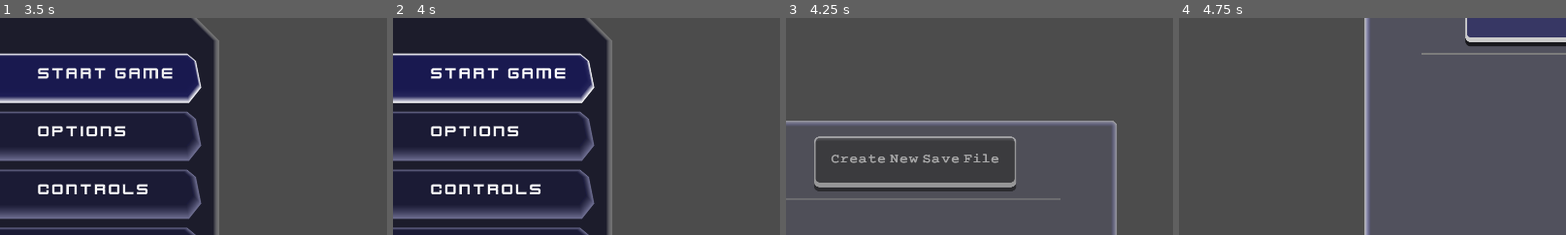
Above: before the commit, frames 1-4 (left to right).
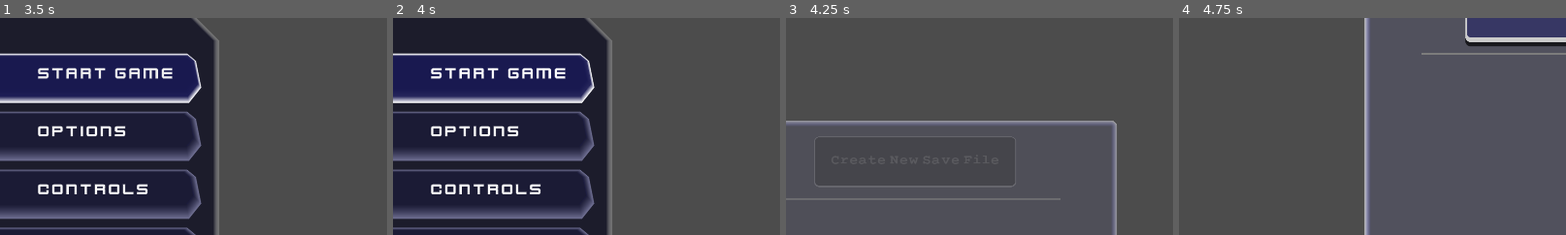
Above: after the commit, the same moments.

Repository: newwby/ddat-gpf.runtime
Game: Godot game, scene res://src/runtime/main.tscn
Two runs of this game, one before a commit and one after it. Both use one fixed random seed, a clock stepped at 60 frames per second and the inputs below.
Inputs (mouse positions are % of the whole screen's width and height, from its top left):
- Up to frame 1 (3.5 s): tap Enter at 0.5, 1.25 s; move the mouse to (72, 45) at 0.52 s; click (72, 45) at 0.67 s; move the mouse to (30, 55) at 1.27 s; click (30, 55) at 1.42 s; move the mouse to (60, 28) at 2.02 s; click (60, 28) at 2.17 s; move the mouse to (45, 70) at 2.77 s; click (45, 70) at 2.92 s
- Up to frame 2 (4 s): click "START GAME" at 3.5 s
- Up to frame 3 (4.25 s): no input
- Up to frame 4 (4.75 s): click (17, 46) at 4.25 s, where only the run before the commit has a clickable "Create New Save File"
The pictures show only the part of the screen within x 0-50%, y 13-63%; the shares and areas given below are measured in that part.

Frames 1-2 are identical in both runs. In frame 3, 3.5% of the frame differs, in the area x 7-60%, y 54-80%; in frame 4, nothing differs.

Commit message:
install ddat-gpf.gamefilemgr-0.2.0

Diff:
--- a/src/autoload/global_devtools.tscn
+++ b/src/autoload/global_devtools.tscn
@@ -2,6 +2,7 @@
 
 [ext_resource path="res://src/ui/devtools/dev_debug_overlay.tscn" type="PackedScene" id=1]
 [ext_resource path="res://src/ui/devtools/dev_action_menu.gd" type="Script" id=2]
+
 
 [node name="DevToolsCanvasLayer" type="CanvasLayer"]
 
--- a/src/file_manager/autoload/global_progression.gd
+++ b/src/file_manager/autoload/global_progression.gd
@@ -43,7 +43,7 @@
 # if set shows an animated saving icon in corner of screen
 const OPTION_SHOW_SAVE_ICON_CANVAS := true
 
-# if set, and the GameProgressFile has the property 'total_playtime', the
+# if set, and the save file class has the property 'total_playtime', the
 # globalProgression singleton will auto-instantiate a timer node and use it
 # to update the second count value of the total playtime property.
 const OPTION_TRACK_TOTAL_PLAY_TIME := true
@@ -55,6 +55,12 @@
 # the total number of save files that can be recorded in the user data folder
 # acts as a break in iterator for create_game_file method
 const OPTION_MAXIMUM_SAVE_FILES := 100
+
+# developers can make custom save file classes for their game by extending
+# GameProgressFile and then replacing the class reference here.
+# This allows for future gamefilemgr updates to overwrite game progress file
+# without users having to redo their own changes.
+const GAME_SAVE_CLASS = GameProgressFile
 
 const SAVE_ICON_CANVAS_SCENE_PATH :=\
 		"res://src/file_manager/save_canvas/canvas_save_notification.tscn"
@@ -78,7 +84,7 @@
 # the active save file loaded
 # should be unloaded when game meta transitions out
 # warning-ignore:unused_class_variable
-var loaded_save_file: GameProgressFile setget _set_loaded_save_file
+var loaded_save_file: GAME_SAVE_CLASS setget _set_loaded_save_file
 
 #10. private variables
 #11. onready variables
@@ -88,7 +94,7 @@
 # setget
 
 # start the playtime tracker if it has been instantiated
-func _set_loaded_save_file(arg_value):
+func _set_loaded_save_file(arg_value: GAME_SAVE_CLASS):
 	loaded_save_file = arg_value
 	if total_play_time_tracker_node != null:
 		total_play_time_tracker_node.stop()
@@ -123,7 +129,7 @@
 				"create game file called whilst game file manager disabled")
 		return
 
-	var new_save_file = GameProgressFile.new()
+	var new_save_file = GAME_SAVE_CLASS.new()
 
 	# get the save path
 	var save_id := 1
--- a/src/file_manager/game_file_load_dialog/font_preset_delete_confirmation_popup.tres
+++ b/src/file_manager/game_file_load_dialog/font_preset_delete_confirmation_popup.tres
@@ -1,6 +1,6 @@
 [gd_resource type="DynamicFont" load_steps=2 format=2]
 
-[ext_resource path="res://font/mechanical/MechanicalBoldExtended-eOBg.otf" type="DynamicFontData" id=1]
+[ext_resource path="res://src/file_manager/font/mechanical/MechanicalBoldExtended-eOBg.otf" type="DynamicFontData" id=1]
 
 [resource]
 size = 18
--- a/src/file_manager/game_file_load_dialog/font_preset_delete_file_element_button.tres
+++ b/src/file_manager/game_file_load_dialog/font_preset_delete_file_element_button.tres
@@ -1,6 +1,6 @@
 [gd_resource type="DynamicFont" load_steps=2 format=2]
 
-[ext_resource path="res://font/trueno/TruenoBold-XYE2.otf" type="DynamicFontData" id=1]
+[ext_resource path="res://src/file_manager/font/trueno/TruenoBold-XYE2.otf" type="DynamicFontData" id=1]
 
 [resource]
 size = 12
--- a/src/file_manager/game_file_load_dialog/font_preset_delete_popup_button.tres
+++ b/src/file_manager/game_file_load_dialog/font_preset_delete_popup_button.tres
@@ -1,6 +1,6 @@
 [gd_resource type="DynamicFont" load_steps=2 format=2]
 
-[ext_resource path="res://font/trueno/TruenoBold-XYE2.otf" type="DynamicFontData" id=1]
+[ext_resource path="res://src/file_manager/font/trueno/TruenoBold-XYE2.otf" type="DynamicFontData" id=1]
 
 [resource]
 size = 20
--- a/src/file_manager/game_file_load_dialog/font_preset_new_save_file_button.tres
+++ b/src/file_manager/game_file_load_dialog/font_preset_new_save_file_button.tres
@@ -1,6 +1,6 @@
 [gd_resource type="DynamicFont" load_steps=2 format=2]
 
-[ext_resource path="res://font/mechanical/MechanicalBoldExtended-eOBg.otf" type="DynamicFontData" id=1]
+[ext_resource path="res://src/file_manager/font/mechanical/MechanicalBoldExtended-eOBg.otf" type="DynamicFontData" id=1]
 
 [resource]
 size = 32
--- a/src/file_manager/game_file_load_dialog/font_preset_save_file_element_button.tres
+++ b/src/file_manager/game_file_load_dialog/font_preset_save_file_element_button.tres
@@ -1,6 +1,6 @@
 [gd_resource type="DynamicFont" load_steps=2 format=2]
 
-[ext_resource path="res://font/trueno/TruenoBold-XYE2.otf" type="DynamicFontData" id=1]
+[ext_resource path="res://src/file_manager/font/trueno/TruenoBold-XYE2.otf" type="DynamicFontData" id=1]
 
 [resource]
 size = 32
--- a/src/file_manager/game_file_load_dialog/font_preset_save_file_element_info_label_key.tres
+++ b/src/file_manager/game_file_load_dialog/font_preset_save_file_element_info_label_key.tres
@@ -1,6 +1,6 @@
 [gd_resource type="DynamicFont" load_steps=2 format=2]
 
-[ext_resource path="res://font/trueno/TruenoBold-XYE2.otf" type="DynamicFontData" id=1]
+[ext_resource path="res://src/file_manager/font/trueno/TruenoBold-XYE2.otf" type="DynamicFontData" id=1]
 
 [resource]
 size = 12
--- a/src/file_manager/game_file_load_dialog/font_preset_save_file_element_info_label_value.tres
+++ b/src/file_manager/game_file_load_dialog/font_preset_save_file_element_info_label_value.tres
@@ -1,6 +1,6 @@
 [gd_resource type="DynamicFont" load_steps=2 format=2]
 
-[ext_resource path="res://font/trueno/TruenoBold-XYE2.otf" type="DynamicFontData" id=1]
+[ext_resource path="res://src/file_manager/font/trueno/TruenoBold-XYE2.otf" type="DynamicFontData" id=1]
 
 [resource]
 size = 10
--- a/src/file_manager/game_file_load_dialog/game_file_load_dialog.gd
+++ b/src/file_manager/game_file_load_dialog/game_file_load_dialog.gd
@@ -22,6 +22,8 @@
 
 # when a file is flagged for deletion the save file element is stored briefly
 var file_delete_request: SaveFileElement
+# during process of file deletion user input is blocked
+var is_deletion_process_active := false
 
 # node references
 #
@@ -46,8 +48,7 @@
 
 
 #func _ready():
-#	var new_save = GameProgressFile.new()
-#	_create_new_save_resource(new_save)
+#	pass
 
 
 ##############################################################################
@@ -55,18 +56,21 @@
 # public methods
 
 
+# open game file load dialog with this method, don't just set it visible
+# or it won't initialise save file elements
 func open_game_file_dialog():
 	popup_animator.play_backwards("panel_fly_out")
 	# should return arg "panel_fly_out"
 	yield(popup_animator, "animation_finished")
 	# if there aren't any game files, do nowt
+	new_save_file_button_node.disabled = false
 	new_save_file_button_node.grab_focus()
 	if GlobalProgression.all_game_files.empty():
 		return
 
 	# otherwise get the files and add new save file elements
 	for save_file in GlobalProgression.all_game_files:
-		if save_file is GameProgressFile:
+		if save_file is GlobalProgression.GAME_SAVE_CLASS:
 			_create_new_save_file_element(save_file)
 
 #	new_save_file_button_node.grab_click_focus()
@@ -77,42 +81,11 @@
 # private methods
 
 
-#//DERPECATED as functionality is replicated in globalProgression
-#//(see GlobalProgression.create_game_file)
-#func _create_new_save_resource(arg_new_save: GameProgressFile):
-#	#//TODO add get date created (and add date modified to resaving)
-#	#TODO remove this test line
-#	arg_new_save.total_playtime = 50
-#
-#	var save_id := 1
-#	var does_save_id_exist := true
-#	var save_path =\
-#			GlobalData.DATA_PATHS[GlobalData.DATA_PATH_PREFIXES.GAME_SAVE]
-#	while does_save_id_exist == true:
-#		does_save_id_exist =\
-#				GlobalData.validate_file(
-#					save_path+"save"+str(save_id)+".tres"
-#				)
-#		if does_save_id_exist == true:
-#			save_id += 1
-#
-#	if does_save_id_exist == false:
-#		if GlobalData.save_resource(
-#			save_path,
-#			"save"+str(save_id)+".tres",
-#			arg_new_save
-#		) == OK:
-#			print("new save recorded at {path}".format({
-#				"path": save_path+"save"+str(save_id)+".tres"
-#			}))
-#		assert(typeof(GlobalProgression.all_game_files) == TYPE_ARRAY)
-#		GlobalProgression.all_game_files.append(arg_new_save)
-
-
-# arg_save_file is the GameProgressFile used to load the player's save state
-# (GameProgressFiles track general game progression stats)
+# arg_save_file is an object of the GlobalProgression.GAME_SAVE_CLASS
+# used to load the player's save state
 # arg_save_id is the id given to the game_meta_load_dialog's save file label
-func _create_new_save_file_element(arg_save_file: GameProgressFile):
+func _create_new_save_file_element(
+			arg_save_file: GlobalProgression.GAME_SAVE_CLASS):
 	listed_save_file_elements += 1
 	var new_save_file_element = save_file_element_scene_default.duplicate()
 	save_file_container_node.call_deferred("add_child", new_save_file_element)
@@ -141,6 +114,10 @@
 # should check the iterant (see globalProgression._preload) and find the next
 # unused number, then create the save file there
 func _on_game_file_dialog_start_new_save_file():
+	if is_deletion_process_active:
+		GlobalDebug.log_error(SCRIPT_NAME, "_delete_save_file",
+				"attempt to create save file whilst another is being deleted")
+		return
 	var new_save = GlobalProgression.create_game_file()
 	if new_save != null:
 		_create_new_save_file_element(new_save)
@@ -152,12 +129,20 @@
 
 # closes the fileLoadDialog and emits signal dev can use to load game proper
 func _on_save_file_chosen():
+	if is_deletion_process_active:
+		GlobalDebug.log_error(SCRIPT_NAME, "_delete_save_file",
+				"attempt to load save file whilst another is being deleted")
+		return
+	# animate menu close
 	# should return arg "panel_fly_out"
 	popup_animator.play("panel_fly_out")
+
 	# looks weird if file has a playtime of 0 seconds and a different
 	# 'last played' datetimestamp, so add a second when loaded
-	if GlobalProgression.loaded_save_file.total_playtime == 0:
-		GlobalProgression.loaded_save_file.total_playtime += 1
+	# removed as it is replicating the problem but with a 1 second base instead
+#	if GlobalProgression.loaded_save_file.total_playtime == 0:
+#		GlobalProgression.loaded_save_file.total_playtime += 1
+
 	# write file so it gains the modified datetimestamp
 	GlobalProgression.save_active_game_file()
 	yield(popup_animator, "animation_finished")
@@ -165,15 +150,20 @@
 
 
 func _on_save_file_delete_request(arg_save_file_element_ref: SaveFileElement):
-	pass
 	file_delete_request = arg_save_file_element_ref
 	_disable_load_dialog_buttons(true)
 	file_delete_confirmation_popup_node.popup()
 	file_delete_popup_cancel_button_node.grab_focus()
 
+
 func _delete_save_file():
+	if is_deletion_process_active:
+		GlobalDebug.log_error(SCRIPT_NAME, "_delete_save_file",
+				"attempt to delete save file whilst another is being deleted")
+		return
 	# block all user input whilst the file deletion process starts
-	GlobalInput.is_input_captured.set_condition(SCRIPT_NAME, true)
+#	GlobalInput.is_input_captured.set_condition(SCRIPT_NAME, true)
+	is_deletion_process_active = true
 
 	#//TODO migrate this block to ddat-gpf.core.globalData
 	var full_deletion_path := ""
@@ -210,7 +200,8 @@
 		GlobalDebug.log_error(SCRIPT_NAME, "_delete_save_file",
 				"file passed for deletion not in loadDialog")
 
-	GlobalInput.is_input_captured.clear_condition(SCRIPT_NAME)
+#	GlobalInput.is_input_captured.clear_condition(SCRIPT_NAME)
+	is_deletion_process_active = false
 
 
 func _disable_load_dialog_buttons(is_disabled: bool = true):
--- a/src/file_manager/game_file_load_dialog/game_file_load_dialog.tscn
+++ b/src/file_manager/game_file_load_dialog/game_file_load_dialog.tscn
@@ -84,6 +84,7 @@
 custom_styles/focus = ExtResource( 11 )
 custom_styles/disabled = ExtResource( 16 )
 custom_styles/normal = ExtResource( 13 )
+disabled = true
 text = "Create New Save File"
 
 [node name="HSeparator" type="HSeparator" parent="Panel/Margin/ScrollContainer/SaveFileContainer"]
--- a/src/file_manager/game_file_load_dialog/save_file_ui_element.gd
+++ b/src/file_manager/game_file_load_dialog/save_file_ui_element.gd
@@ -28,7 +28,8 @@
 # the progress file assigned to this save file element
 # the save file element will do nothing if there is no progress file
 # warning-ignore:unused_class_variable
-var my_progress_file: GameProgressFile setget _set_my_progress_file
+var my_progress_file: GlobalProgression.GAME_SAVE_CLASS\
+		setget _set_my_progress_file
 
 # for save button label
 var my_save_label_id := 0
@@ -77,7 +78,7 @@
 # setters and getters
 
 
-func _set_my_progress_file(value: GameProgressFile):
+func _set_my_progress_file(value: GlobalProgression.GAME_SAVE_CLASS):
 	my_progress_file = value
 	if my_progress_file != null:
 		_build_file_info_elements()
@@ -93,8 +94,6 @@
 	# only show this save file element if it is valid
 	if my_progress_file == null:
 		self.visible = false
-	# for testing only
-#	init_save_file_element(GameProgressFile.new())
 
 
 # temp label building solution (see 'labels_to_build' commenting)
@@ -123,8 +122,10 @@
 
 # try not to call this method until the save file ui element is in the tree
 # when ready to use this save file element, initialise it with this method
-##param1 is the gameProgressFile to load
-func init_save_file_element(arg_progfile: GameProgressFile, arg_save_id: int):
+##param1 is the save file to load
+func init_save_file_element(
+		arg_progfile: GlobalProgression.GAME_SAVE_CLASS,
+		arg_save_id: int):
 	my_save_label_id = arg_save_id
 	self.my_progress_file = arg_progfile
 	self.visible = true
--- a/src/file_manager/game_file_load_dialog/save_file_ui_element.tscn
+++ b/src/file_manager/game_file_load_dialog/save_file_ui_element.tscn
@@ -1,6 +1,5 @@
-[gd_scene load_steps=17 format=2]
+[gd_scene load_steps=16 format=2]
 
-[ext_resource path="res://art/promotional/ddat_logo.png" type="Texture" id=1]
 [ext_resource path="res://src/file_manager/game_file_load_dialog/style_preset_button_delete_file_hover.tres" type="StyleBox" id=2]
 [ext_resource path="res://src/file_manager/game_file_load_dialog/font_preset_save_file_element_button.tres" type="DynamicFont" id=3]
 [ext_resource path="res://src/file_manager/game_file_load_dialog/style_preset_button_delete_file_pressed.tres" type="StyleBox" id=4]
@@ -60,7 +59,6 @@
 rect_min_size = Vector2( 75, 75 )
 mouse_filter = 2
 size_flags_vertical = 4
-texture = ExtResource( 1 )
 expand = true
 stretch_mode = 5
 
@@ -105,7 +103,7 @@
 
 [node name="DeleteSaveButton" type="Button" parent="VBox/HBox"]
 margin_left = 765.0
-margin_top = 49.0
+margin_top = 50.0
 margin_right = 890.0
 margin_bottom = 75.0
 rect_min_size = Vector2( 125, 25 )
Binary file added: src/file_manager/font/mechanical/MechanicalBoldExtended-eOBg.otf
Binary file added: src/file_manager/font/trueno/TruenoBold-XYE2.otf
